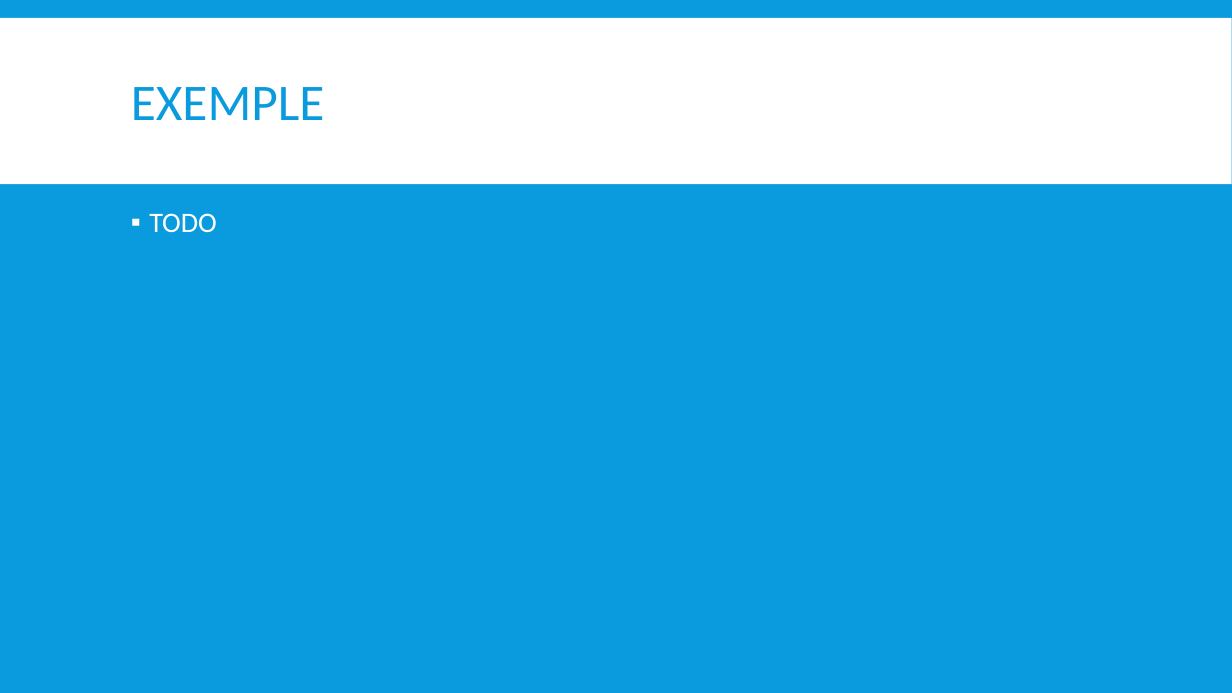
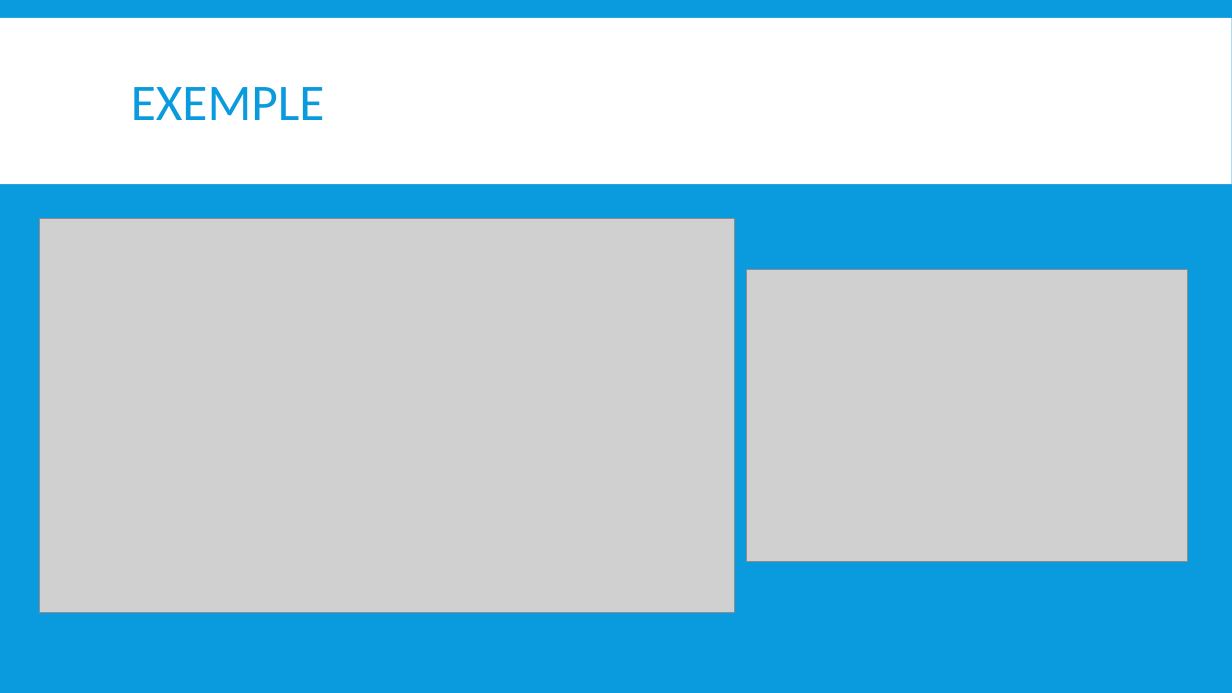
Before and after one commit to BastienClement/Sokonet, a slide deck: slide 6 of Commande.pptx. Drawn at 1232x693 pixels with LibreOffice and Linux fonts; fonts in the diff are those of the drawing; grey boxes stand for pictures. Boxes give left, top, right and bottom in pixels: in the first picture for what was removed or moved away, otherwise in the second. Text is boxed around its words. In the diff, an @@ line names an element or a change of style, - is before the commit and + after.

Commit message:
Présentation v0.3 ?

```diff
--- a/Commande.pptx
+++ b/Commande.pptx
@@ picture added at <box>40,219,734,614</box> @@
@@ text removed at <box>149,213,217,232</box> @@
-▪ TODO
@@ picture added at <box>747,270,1188,562</box> @@
```
Also in this commit, not shown: 4 slides added.
